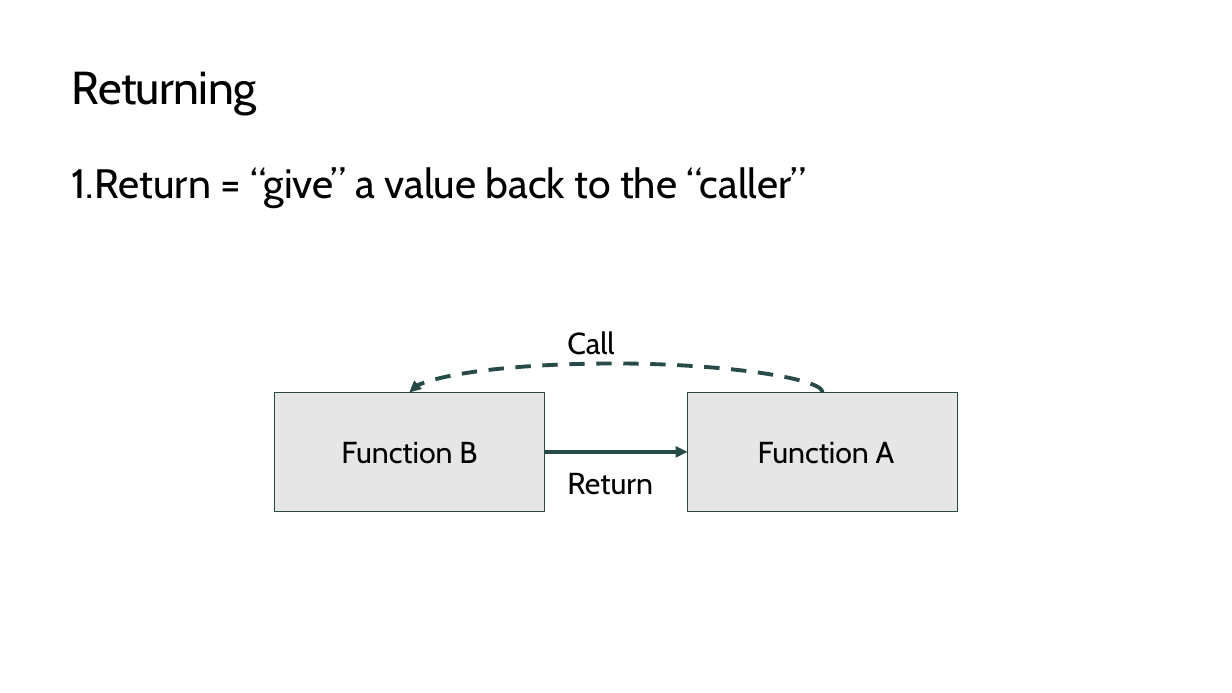
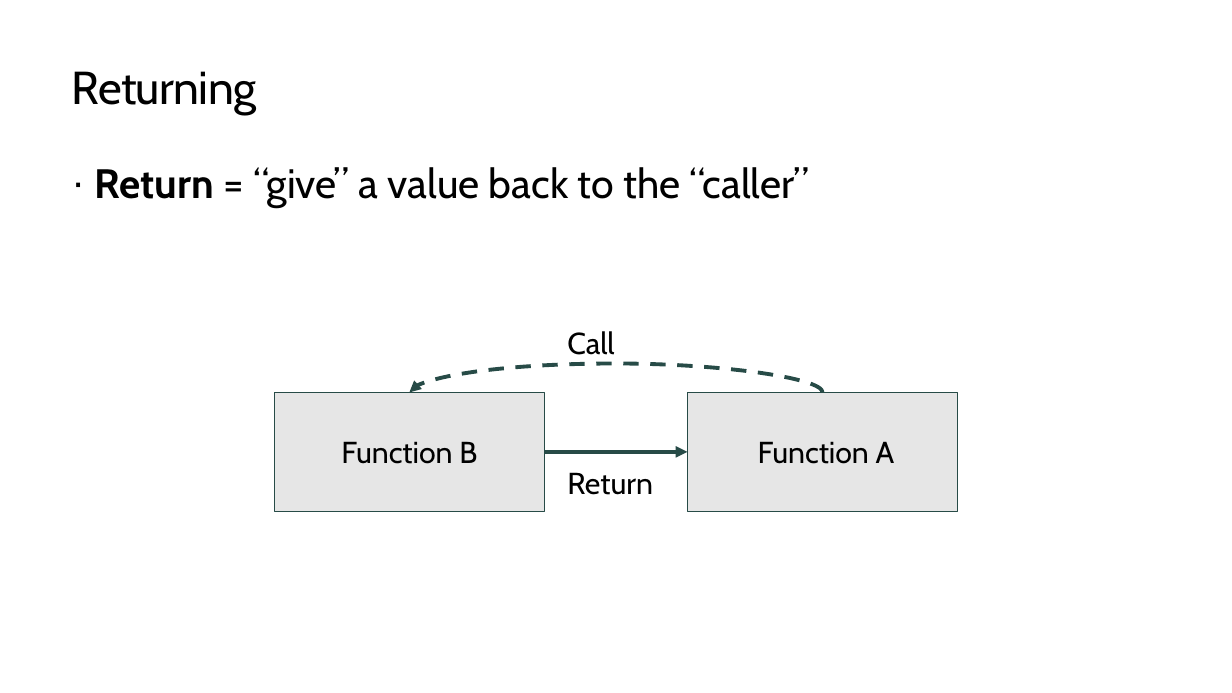
Before and after one commit to TEALSK12/2nd-semester-introduction-to-computer-science, a slide deck: slide 6 of units/3_unit/slidedecks/Intro Python 3.03 TEALS.pptx. Drawn at 1232x693 pixels with LibreOffice and Linux fonts; fonts in the diff are those of the drawing; background and template pictures are left out. Boxes give left, top, right and bottom in pixels: in the first picture for what was removed or moved away, otherwise in the second. Text is boxed around its words. In the diff, an @@ line names an element or a change of style, - is before the commit and + after.

```diff
--- a/units/3_unit/slidedecks/Intro Python 3.03 TEALS.pptx
+++ b/units/3_unit/slidedecks/Intro Python 3.03 TEALS.pptx
@@ text "Return = “give” a value ..." at <box>94,167,809,208</box>: bold on in "Return"; bullet 1. to · @@
```
Also in this commit, not shown: 10 other slides changed, 18 other files.
